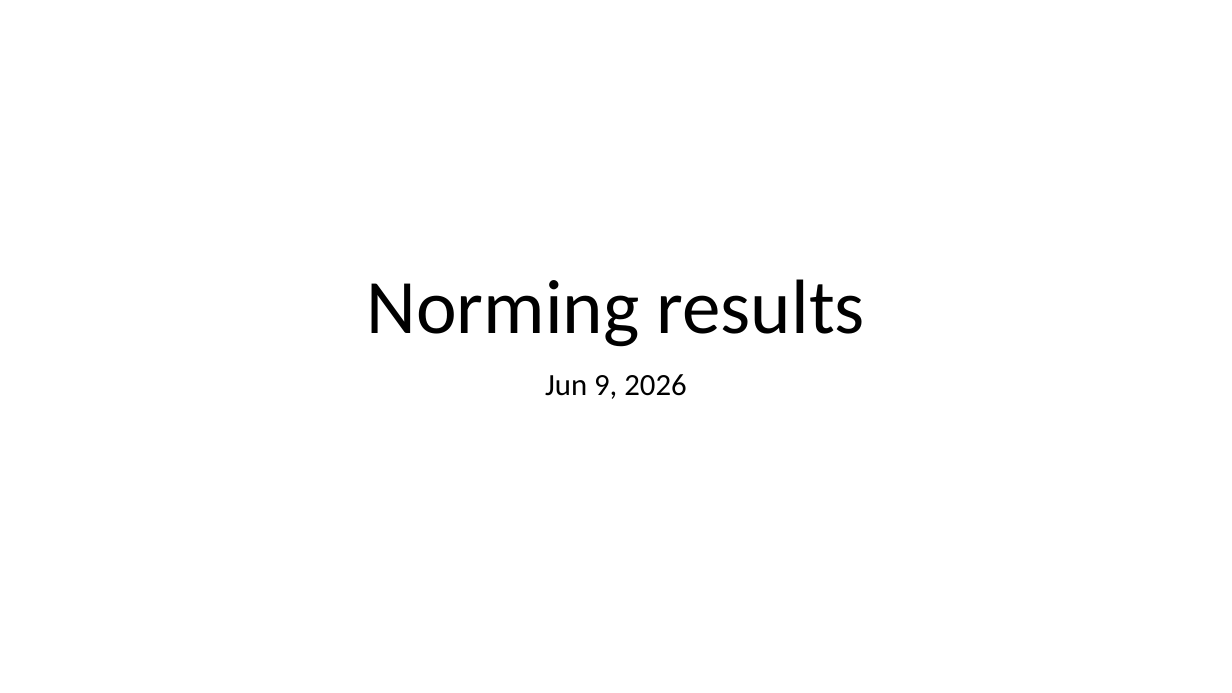
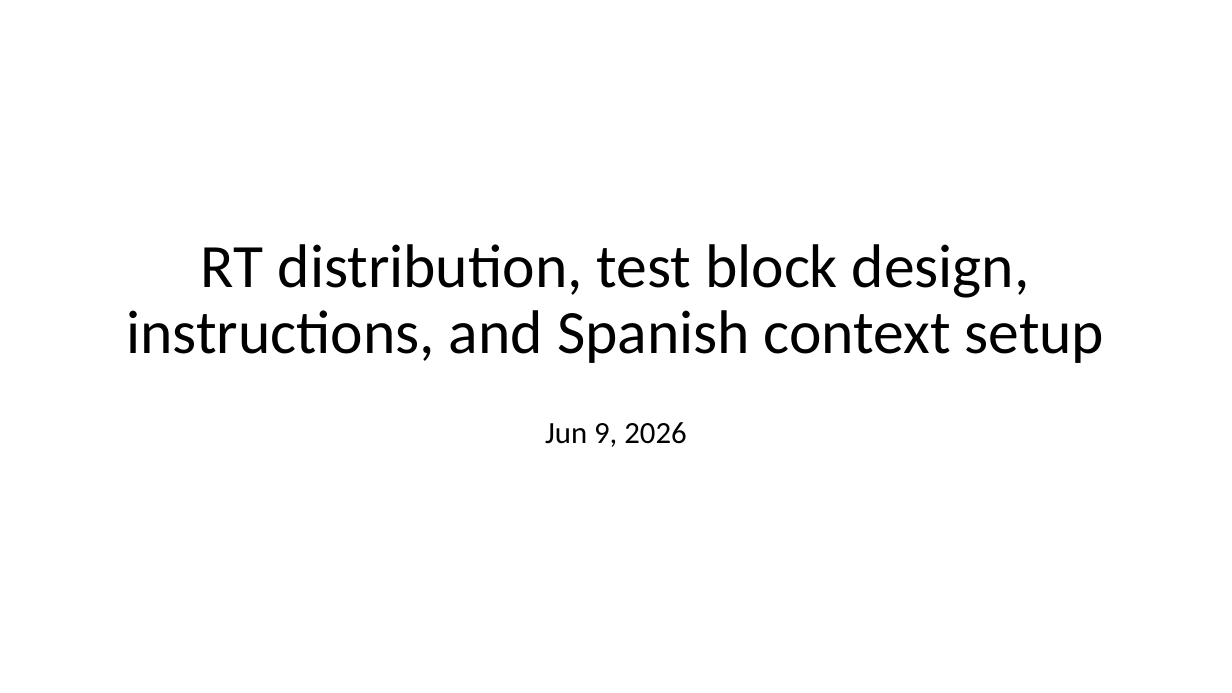
Before and after one commit to NanWang0221/Spanish-DL, a slide deck: slide 1 of progress-updates/20260609 updates.pptx. Drawn at 1232x693 pixels with LibreOffice and Linux fonts; fonts in the diff are those of the drawing. Boxes give left, top, right and bottom in pixels: in the first picture for what was removed or moved away, otherwise in the second. Text is boxed around its words. In the diff, an @@ line names an element or a change of style, - is before the commit and + after.

Commit message:
slides update

```diff
--- a/progress-updates/20260609 updates.pptx
+++ b/progress-updates/20260609 updates.pptx
@@ title at <box>126,244,1105,363</box>: text changed; size 60 to 48 pt @@
-Norming results
+RT distribution, test block design, instructions, and Spanish context setup
@@ subtitle "Jun 9, 2026": place and size @@
-subtitle "Jun 9, 2026" at <box>545,374,686,399</box>
+subtitle "Jun 9, 2026" at <box>545,422,686,447</box>
```
Also in this commit, not shown: 2 slides added.
